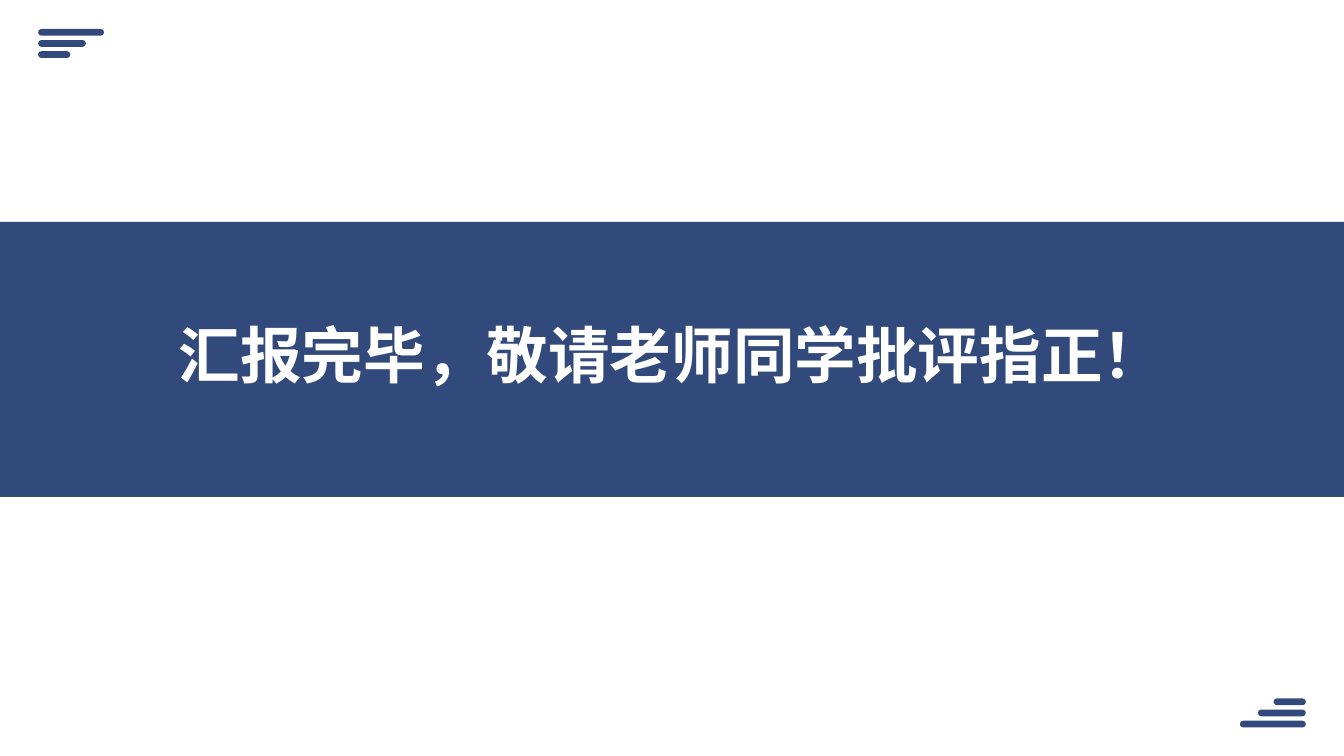
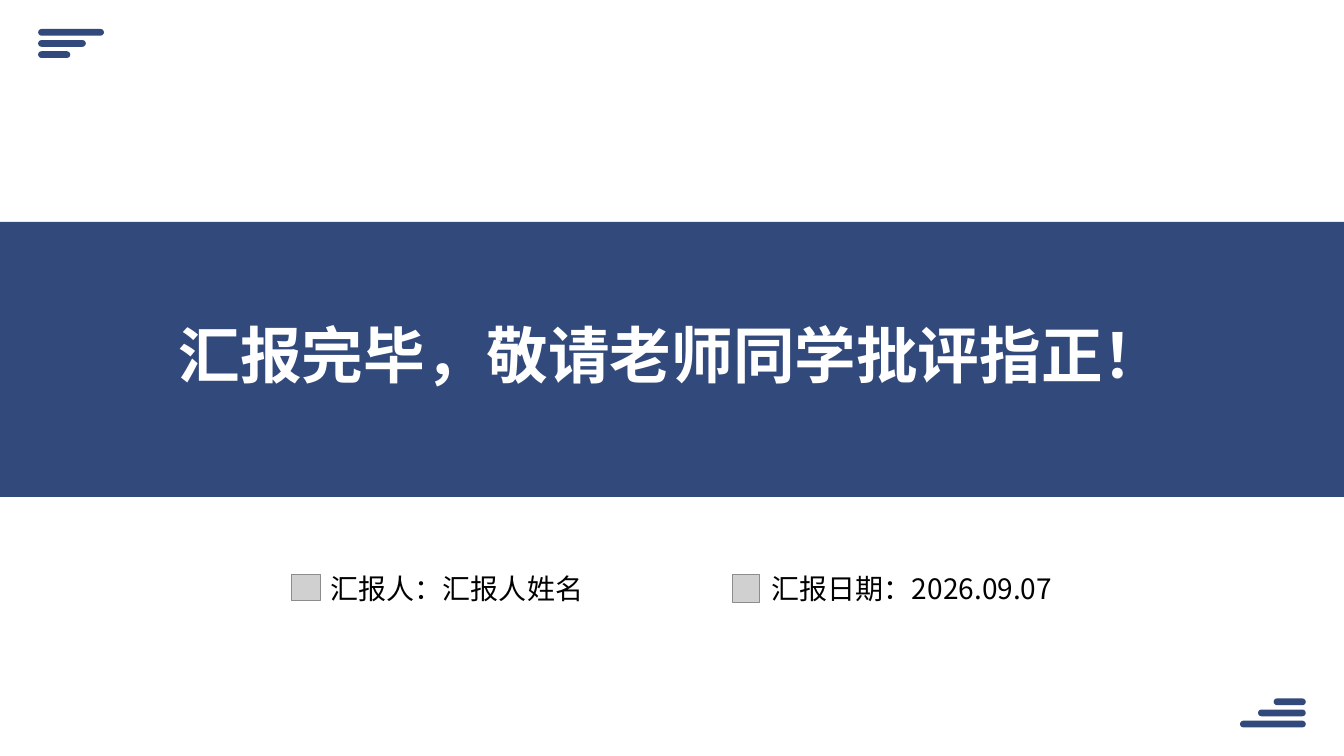
Before and after one commit to SciToolsmith/journal-club-ppt, a slide deck: slide 11 of assets/k105-blue/starter.pptx (slide 9 before the commit). Drawn at 1344x756 pixels with LibreOffice and Linux fonts; fonts in the diff are those of the drawing; grey boxes stand for pictures. Boxes give left, top, right and bottom in pixels: in the first picture for what was removed or moved away, otherwise in the second. Text is boxed around its words. In the diff, an @@ line names an element or a change of style, - is before the commit and + after.

```diff
--- a/assets/k105-blue/starter.pptx
+++ b/assets/k105-blue/starter.pptx
@@ picture added at (291,575,321,600) @@
@@ text added at (331,575,583,602), 20 pt, text #000000 @@
+汇报人：汇报人姓名
@@ picture added at (733,575,760,603) @@
@@ text added at (772,575,1052,602), 20 pt, text #000000 @@
+汇报日期：2026.09.07
```
Also in this commit, not shown: 3 slides added, 1 slide removed, 30 other files.
